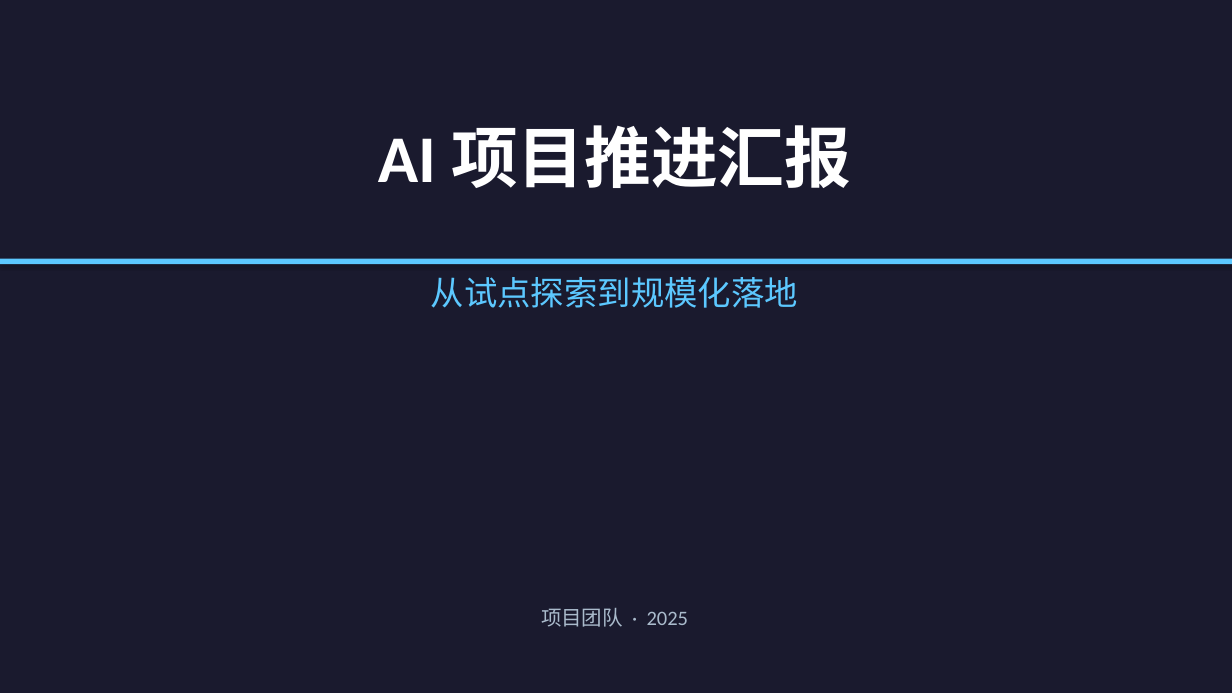
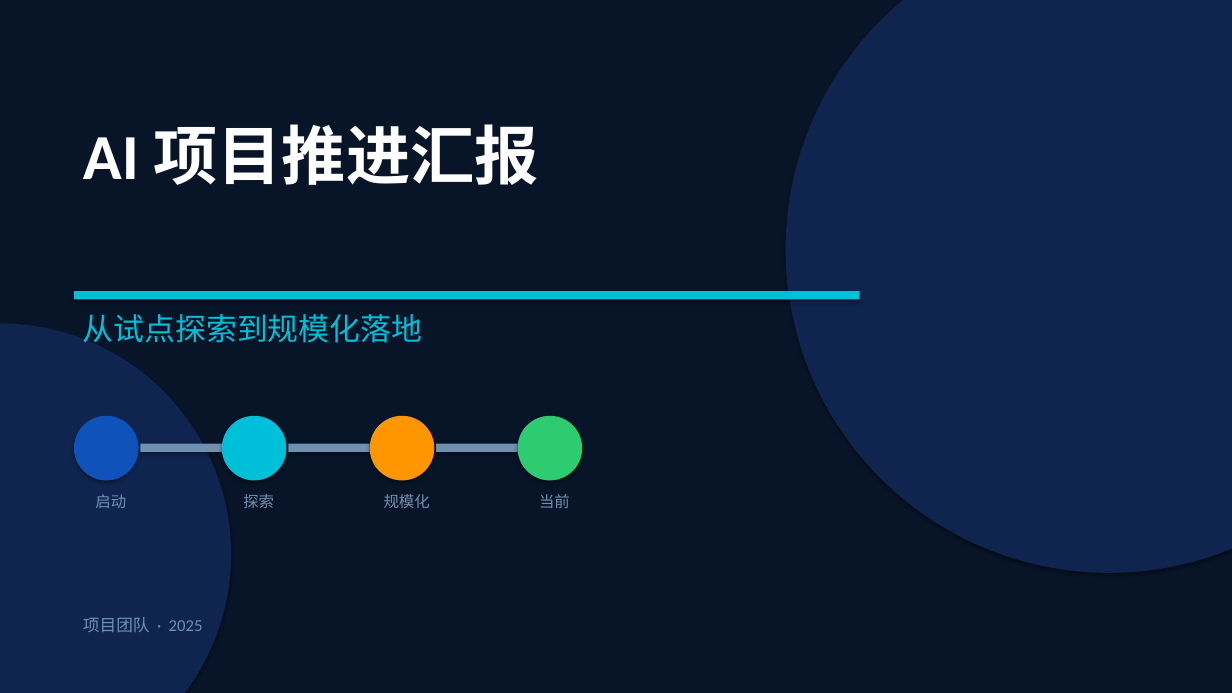
Before and after one commit to wyq0721/docs, a slide deck: slide 1 of ppt/AI项目推进汇报.pptx. Drawn at 1232x693 pixels with LibreOffice and Linux fonts; fonts in the diff are those of the drawing. Boxes give left, top, right and bottom in pixels: in the first picture for what was removed or moved away, otherwise in the second. Text is boxed around its words. In the diff, an @@ line names an element or a change of style, - is before the commit and + after.

```diff
--- a/ppt/AI项目推进汇报.pptx
+++ b/ppt/AI项目推进汇报.pptx
@@ rectangle at box(0, 0, 1232, 693): fill #1A1A2E to #081428 @@
@@ ellipse added at box(786, 0, 1232, 573), fill #0F2550 @@
@@ text "AI 项目推进汇报": place and size @@
-text "AI 项目推进汇报" at box(378, 125, 851, 188)
+text "AI 项目推进汇报" at box(83, 124, 539, 185)
@@ text "AI 项目推进汇报" at box(83, 124, 539, 185): size 52 to 50 pt; alignment centre to left @@
@@ rectangle removed at box(0, 259, 1232, 264) @@
@@ rectangle added at box(74, 291, 860, 299), fill #00BFD8 @@
@@ ellipse added at box(0, 323, 231, 693), fill #0F2550 @@
@@ text "从试点探索到规模化落地": place and size @@
-text "从试点探索到规模化落地" at box(431, 277, 798, 308)
+text "从试点探索到规模化落地" at box(83, 314, 422, 343)
@@ text "从试点探索到规模化落地" at box(83, 314, 422, 343): size 26 to 24 pt, text colour #5CC8FF to #00BFD8; alignment centre to left @@
@@ ellipse added at box(74, 416, 139, 481), fill #0F52BA @@
@@ ellipse added at box(222, 416, 287, 481), fill #00BFD8 @@
@@ ellipse added at box(370, 416, 434, 481), fill #FF9500 @@
@@ ellipse added at box(518, 416, 582, 481), fill #2ECC71 @@
@@ rectangle added at box(140, 444, 222, 452), fill #7090B0 @@
@@ rectangle added at box(288, 444, 370, 452), fill #7090B0 @@
@@ rectangle added at box(436, 444, 518, 452), fill #7090B0 @@
@@ text added at box(95, 494, 126, 508), 12 pt, text #7090B0 @@
+启动
@@ text added at box(243, 494, 274, 508), 12 pt, text #7090B0 @@
+探索
@@ text added at box(384, 494, 430, 508), 12 pt, text #7090B0 @@
+规模化
@@ text added at box(539, 494, 570, 508), 12 pt, text #7090B0 @@
+当前
@@ text "项目团队 · 2025": place and size @@
-text "项目团队 · 2025" at box(541, 608, 688, 627)
+text "项目团队 · 2025" at box(83, 617, 203, 632)
@@ text "项目团队 · 2025" at box(83, 617, 203, 632): size 16 to 13 pt, text colour #AABBCC to #7090B0; alignment centre to left @@
```
Also in this commit, not shown: 15 other slides changed, 13 slides added, 19 slides removed.
